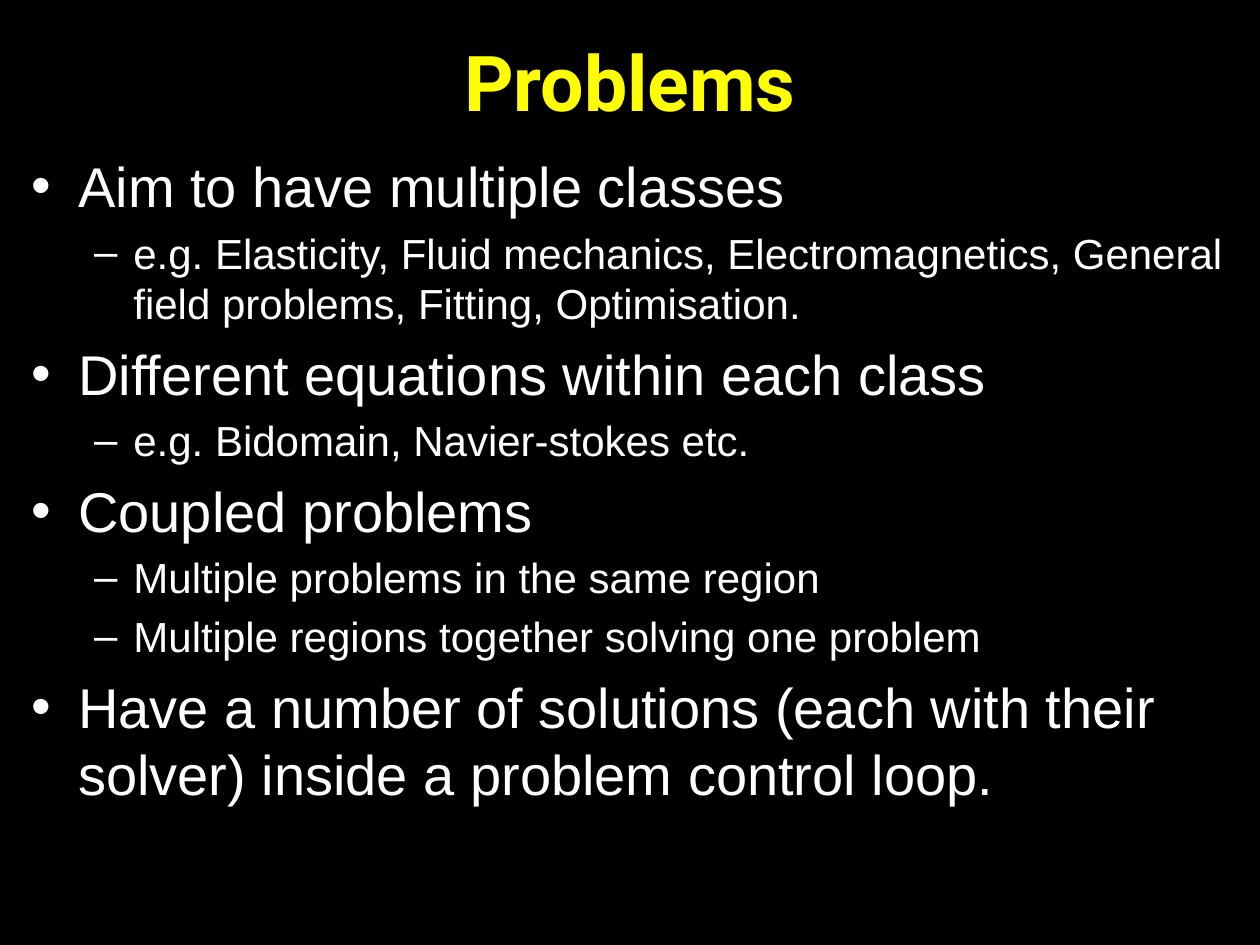
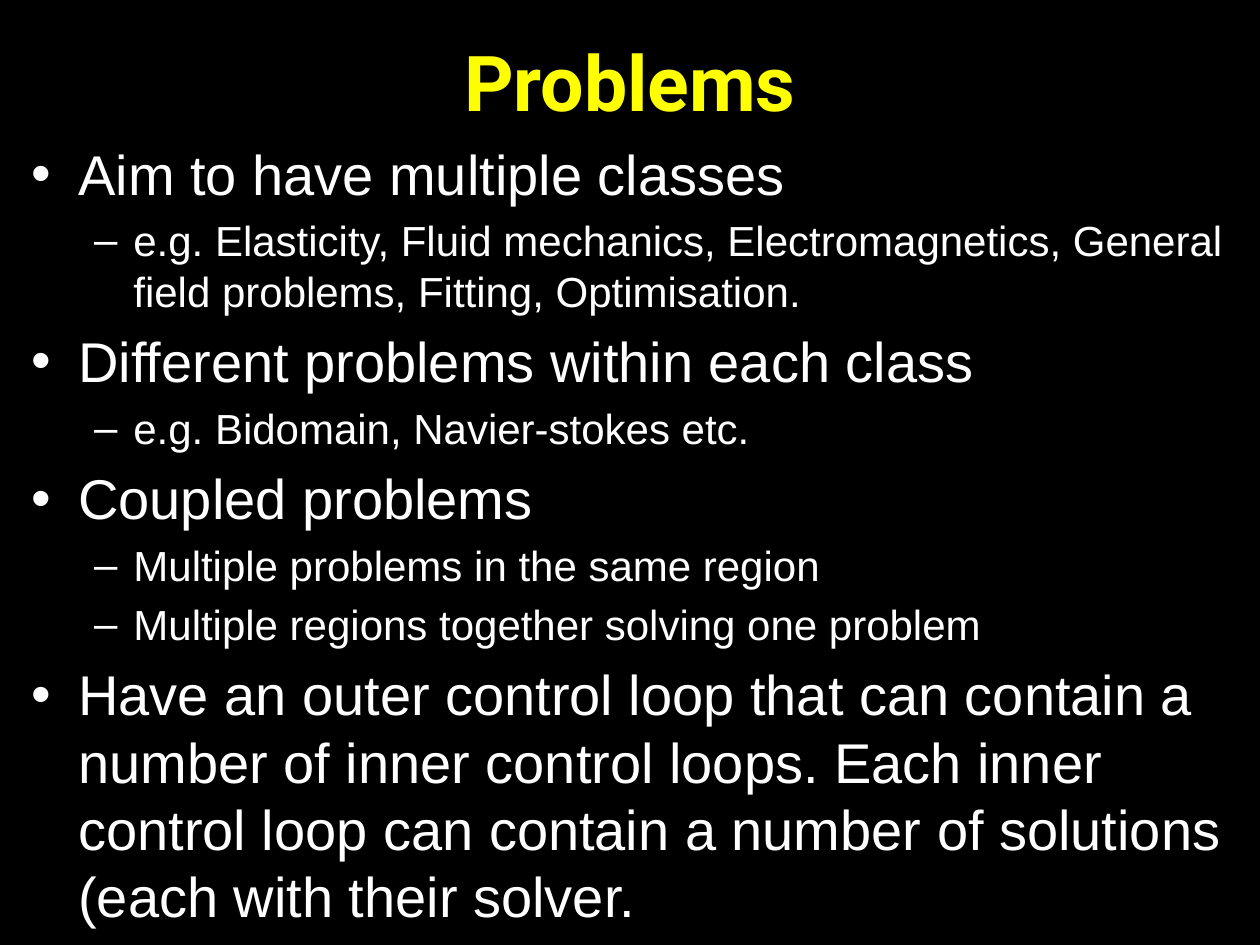
Before and after one commit to OpenCMISS/cm, a slide deck: slide 71 of doc/openCMISS.pptx (slide 67 before the commit). Drawn at 1260x945 pixels with LibreOffice and Linux fonts; fonts in the diff are those of the drawing. Boxes give left, top, right and bottom in pixels: in the first picture for what was removed or moved away, otherwise in the second. Text is boxed around its words. In the diff, an @@ line names an element or a change of style, - is before the commit and + after.

```diff
--- a/doc/openCMISS.pptx
+++ b/doc/openCMISS.pptx
@@ text "Aim to have multiple classes": place and size @@
-text "Aim to have multiple classes" at [78,166,1222,806]
+text "Aim to have multiple classes" at [78,154,1222,928]
@@ text at [78,341,974,393]: text changed @@
-• Different equations within each class
+• Different problems within each class
@@ text at [78,674,1220,928]: text changed @@
-• Have a number of solutions (each with their solver) inside a problem control loop.
+• Have an outer control loop that can contain a number of inner control loops. Each inner control loop can contain a number of solutions (each with their solver.
```
Also in this commit, not shown: 3 other slides changed, 8 slides added.
